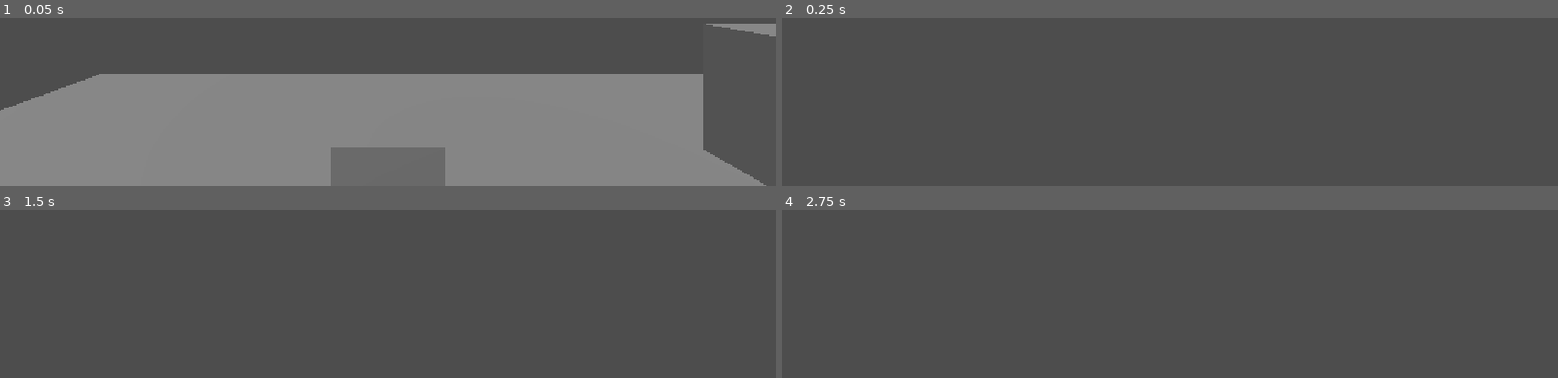
Above: before the commit, frames 1-4 (two rows, left to right).
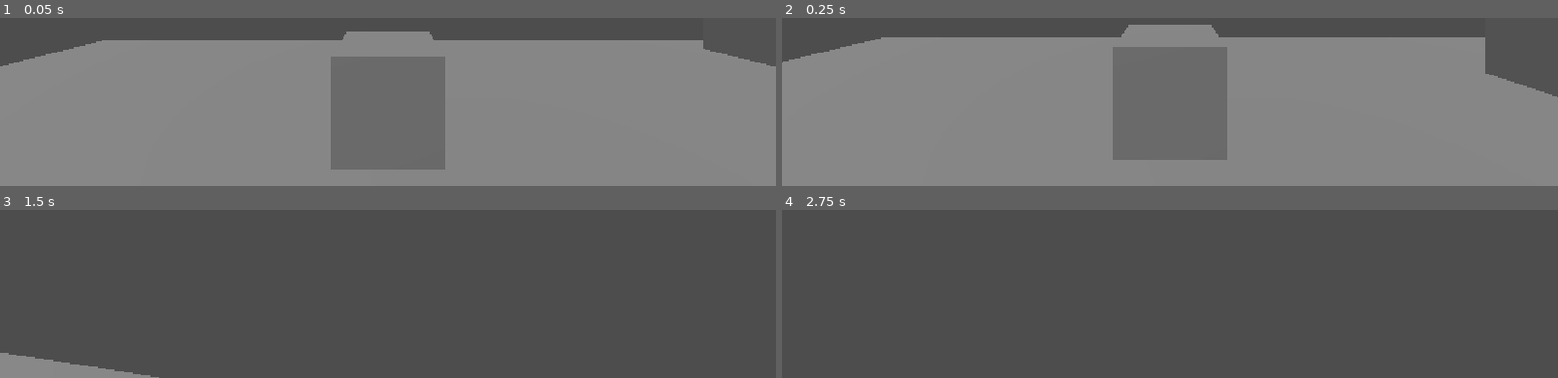
Above: after the commit, the same moments.

Repository: greedisfaust/fowl-play-project
Game: Godot game, scene res://arena/test_arena.tscn
Two runs of this game, one before a commit and one after it. Both use one fixed random seed, a clock stepped at 60 frames per second and the inputs below.
Inputs (mouse positions are in pixels of both pictures, inside the frame that each line leads up to):
- Up to frame 1 (0.05 s): no input
- Up to frame 2 (0.25 s): no input
- Up to frame 3 (1.5 s): tap Enter at 0.5 s; move the mouse to (outside the picture) at 0.52 s; hold E (interact) 0.53-1.28 s; hold W (move_forward) from 0.53 s (still down); tap Space (jump) at 0.77 s; move the mouse to (outside the picture) at 1.27 s; tap E (interact) at 1.35 s
- Up to frame 4 (2.75 s): keep holding W (move_forward); tap Space (jump) at 1.52, 2 s; move the mouse to (outside the picture) at 2.02 s; press the mouse at (outside the picture) at 2.03 s; tap E (interact) at 2.3 s

The runs differ from the first frame. In frame 1, 34% of the frame differs, in the area x 0-100%, y 3-100%; in frame 2, 86%, in the area x 0-100%, y 4-100%; in frame 3, 1.6%; in frame 4, nothing differs.

Commit message:
fix: initialize limp interaction availability and proxy

Diff:
--- a/fowl-play/player/player.gd
+++ b/fowl-play/player/player.gd
@@ -77,7 +77,10 @@
 	_debug_command_name = StringName("player_status_%s" % name)
 	if limp_interactable != null:
 		limp_interactable.enabled = false
+		limp_interactable.availability_check = _can_be_carried
 		limp_interactable.interacted.connect(_on_limp_interacted)
+	if limp_interaction_proxy != null:
+		limp_interaction_proxy.collision_layer = 0
 	_debug_speed_watch_name = StringName("player/%s/speed_mps" % name)
 	_debug_floor_watch_name = StringName("player/%s/on_floor" % name)
 	_debug_limp_watch_name = StringName("player/%s/limp" % name)
